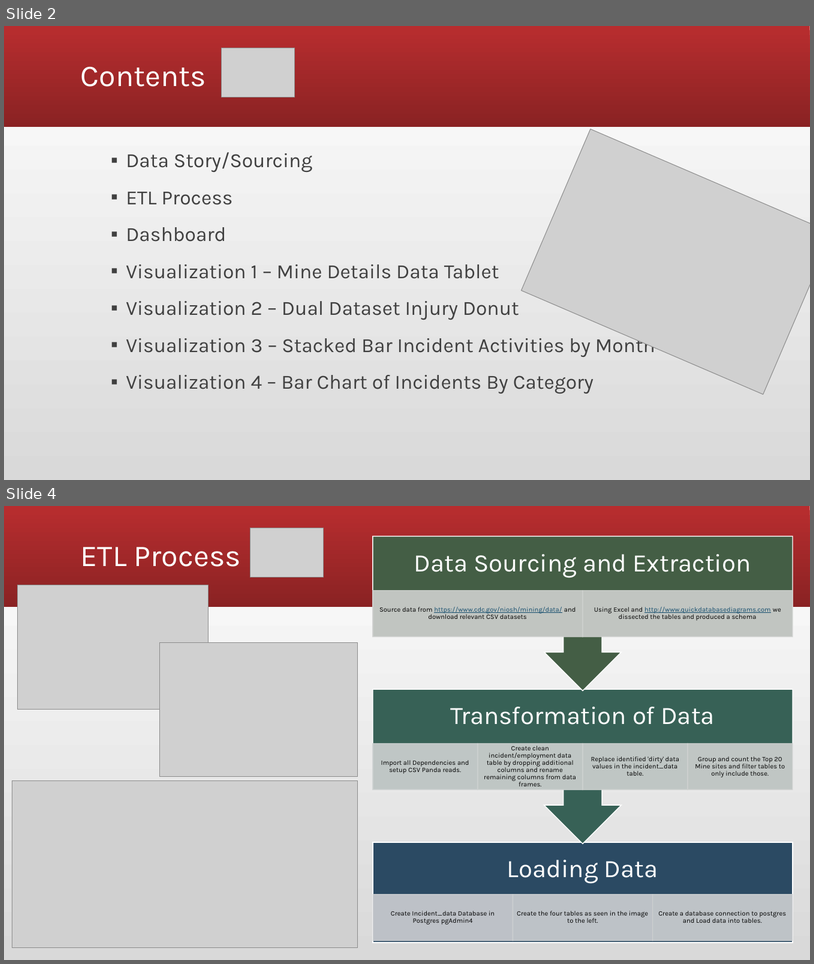
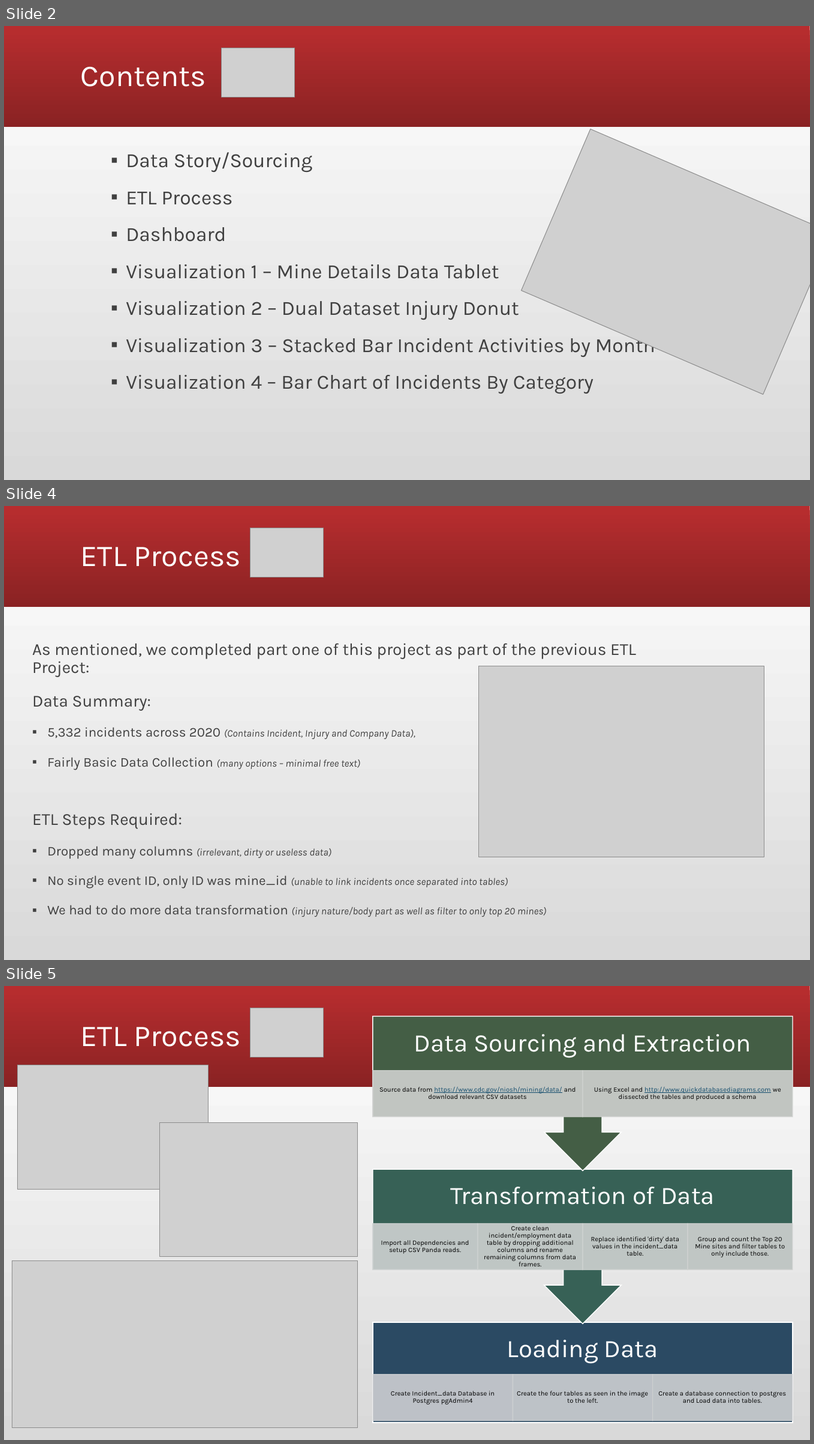
Before and after one commit to granttowers/Project_2, a slide deck: Project 2.pptx. Shown one above the other, each under a label of ours: slides 2 and 4 before the commit, slides 2, 4 and 5 after it; the slides between them are not shown. The pictures are 814x964 and 814x1444 pixels, drawn with LibreOffice and Linux fonts; fonts in the diff are those of the drawing; grey boxes stand for pictures. Boxes give left, top, right and bottom in pixels: in the first picture for what was removed or moved away, otherwise in the second. Text is boxed around its words. In the diff, an @@ line names an element or a change of style, - is before the commit and + after.

```diff
--- a/Project 2.pptx
+++ b/Project 2.pptx
@@ slide 4 added at [4,506,810,960], background gradient #D9D9D9 to #FFFFFF; not listed: 1 template element that a slide beside it also shows @@
@@ picture added at [250,528,324,577] @@
@@ title added at [81,547,241,567], 36 pt, text #FFFFFF @@
+ETL Process
@@ text added at [32,643,636,916], 12 pt, text #404040 @@
+As mentioned, we completed part one of this project as part of the previous ETL Project:
+Data Summary:
+▪ 5,332 incidents across 2020 (Contains Incident, Injury and Company Data),
+▪ Fairly Basic Data Collection (many options – minimal free text)
+ETL Steps Required:
+▪ Dropped many columns (irrelevant, dirty or useless data)
+▪ No single event ID, only ID was mine_id (unable to link incidents once separated into tables)
+▪ We had to do more data transformation (injury nature/body part as well as filter to only top 20 mines)
@@ picture added at [479,666,764,857] @@
@@ what was slide 4 is now slide 5 @@
```
Also in this commit, not shown: 3 slides changed, 3 other slides added, 3 slides removed.
